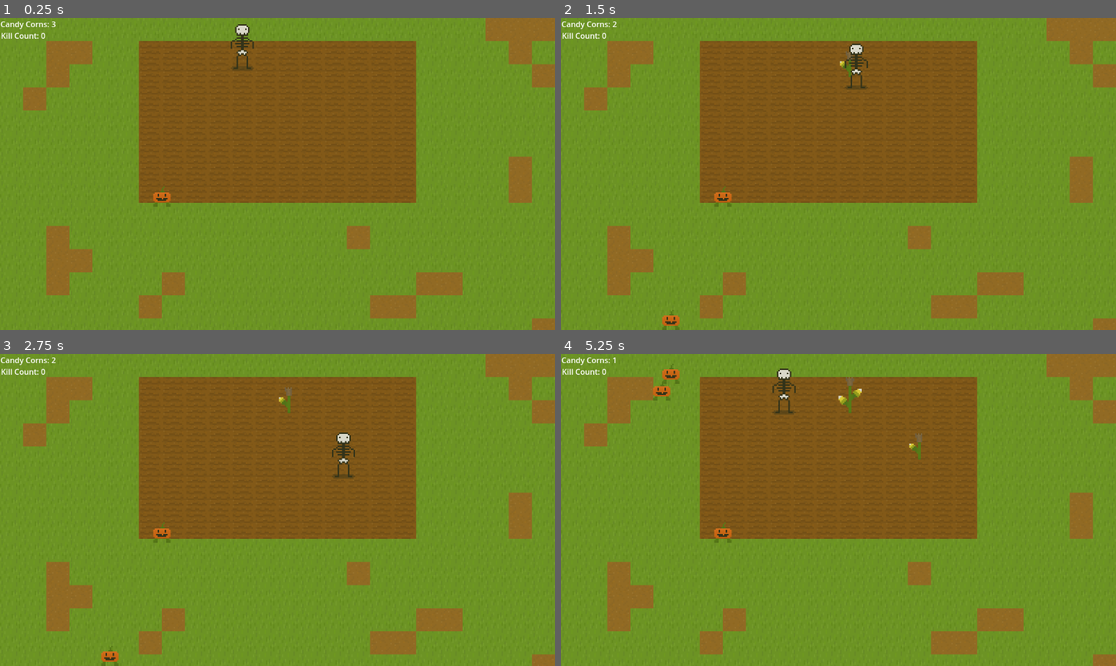
Above: before the commit, frames 1-4 (two rows, left to right).
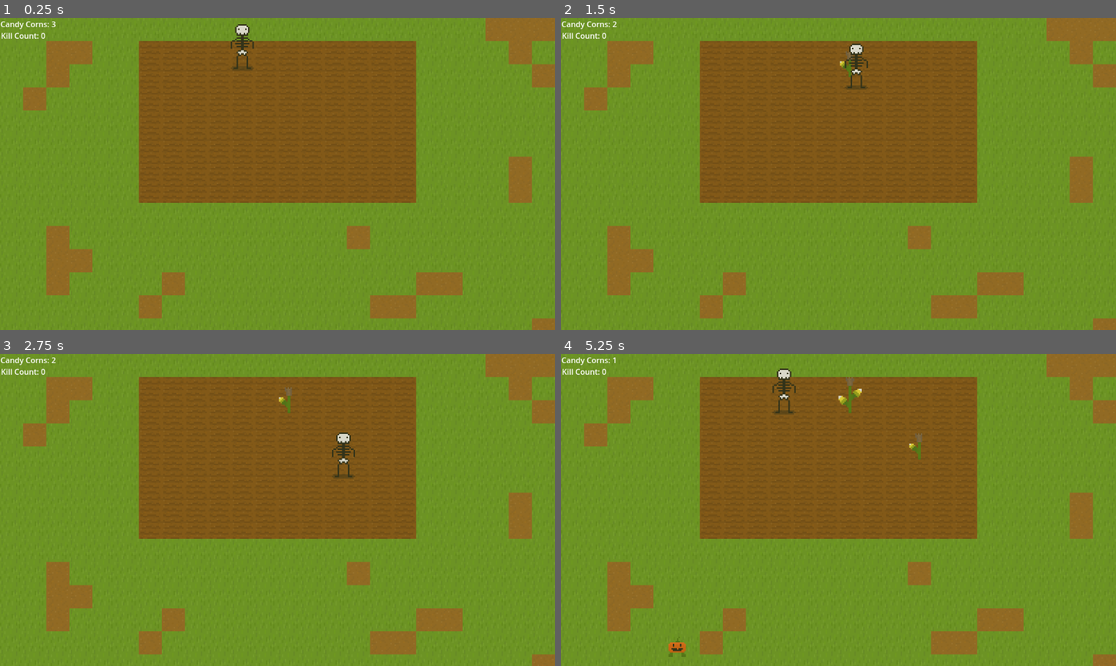
Above: after the commit, the same moments.

Repository: sjhayden/Super-Simple-Spooky-Seed-Simulator
Game: Godot game, scene res://Scenes/world.tscn
The game is run twice, just before and just after one commit, with the same random seed, the same clock (stepped at 60 frames per second) and the same inputs.
Inputs:
- Up to frame 1 (0.25 s): no input
- Up to frame 2 (1.5 s): tap Enter at 0.5 s; hold Right (right) 0.53-1.28 s; tap K (attack) at 0.6 s; hold Down (down) from 1.28 s (still down); tap J (plant_harvest) at 1.35 s
- Up to frame 3 (2.75 s): release Down (down) at 2.03 s; hold Right (right) from 2.03 s (still down); tap K (attack) at 2.1 s
- Up to frame 4 (5.25 s): release Right (right) at 2.78 s; hold Up (up) 2.78-3.53 s; tap J (plant_harvest) at 2.85, 4.35 s; hold Left (left) 3.53-5.03 s; tap K (attack) at 3.6, 5.1 s; hold Down (down) from 5.03 s (still down)

The runs differ from the first frame. In frame 1, 0.1% of the frame differs, in the area x 27-31%, y 54-61%; in frame 2, 0.2%; in frame 3, 0.2%; in frame 4, 0.5%, in the area x 16-31%, y 3-98%.

Commit message:
enemies recalibrate if target changes

Diff:
--- a/super-simple-spooky-seed-simulator/Scenes/enemy_manager.tscn
+++ b/super-simple-spooky-seed-simulator/Scenes/enemy_manager.tscn
@@ -23,6 +23,7 @@
 wait_time = 3.0
 
 [node name="FirstEnemyTimer" type="Timer" parent="."]
+wait_time = 5.0
 one_shot = true
 autostart = true
 
--- a/super-simple-spooky-seed-simulator/Scenes/jack_o_lantern.tscn
+++ b/super-simple-spooky-seed-simulator/Scenes/jack_o_lantern.tscn
@@ -70,4 +70,12 @@
 rotation = 1.5707964
 shape = SubResource("CapsuleShape2D_wb8q7")
 
+[node name="RecalibrationTimer" type="Timer" parent="."]
+wait_time = 2.5
+autostart = true
+
+[node name="HesitationTimer" type="Timer" parent="."]
+one_shot = true
+
 [connection signal="area_entered" from="Hitbox" to="." method="_on_hitbox_area_entered"]
+[connection signal="timeout" from="RecalibrationTimer" to="." method="_on_recalibration_timer_timeout"]
--- a/super-simple-spooky-seed-simulator/Scenes/world.tscn
+++ b/super-simple-spooky-seed-simulator/Scenes/world.tscn
@@ -6,7 +6,6 @@
 [ext_resource type="Script" uid="uid://dl1gu1m6ub3x0" path="res://Scripts/num_corn_label.gd" id="4_8j60k"]
 [ext_resource type="PackedScene" uid="uid://bmkisqapoqct4" path="res://Scenes/enemy_manager.tscn" id="5_fo5ed"]
 [ext_resource type="Script" uid="uid://btted7v7j3dam" path="res://Scripts/kill_count_label.gd" id="5_o06y3"]
-[ext_resource type="PackedScene" uid="uid://c8fvy67786el2" path="res://Scenes/jack_o_lantern.tscn" id="6_5ukr8"]
 
 [sub_resource type="TileSetAtlasSource" id="TileSetAtlasSource_5a7ea"]
 texture = ExtResource("1_go701")
@@ -33,7 +32,6 @@
 plant_manager = NodePath("../plant_manager")
 
 [node name="plant_manager" parent="." node_paths=PackedStringArray("tile_map") instance=ExtResource("3_5a7ea")]
-y_sort_enabled = true
 tile_map = NodePath("../TileMapLayer")
 
 [node name="CanvasLayer" type="CanvasLayer" parent="."]
@@ -54,7 +52,4 @@
 
 [node name="enemy_manager" parent="." instance=ExtResource("5_fo5ed")]
 
-[node name="Jack_o_Lantern" parent="." instance=ExtResource("6_5ukr8")]
-position = Vector2(112, 130.66667)
-
 [editable path="enemy_manager"]
--- a/super-simple-spooky-seed-simulator/Scripts/enemy_manager.gd
+++ b/super-simple-spooky-seed-simulator/Scripts/enemy_manager.gd
@@ -14,7 +14,6 @@
 
 
 func spawn_enemy() -> void:
-	print("spawn")
 	# Create a new instance of the enemy scene.
 	var enemy:CharacterBody2D = enemy_scene.instantiate()
 
--- a/super-simple-spooky-seed-simulator/Scripts/jack_o_lantern.gd
+++ b/super-simple-spooky-seed-simulator/Scripts/jack_o_lantern.gd
@@ -1,10 +1,11 @@
 extends CharacterBody2D
 
 @onready var anim = $AnimatedSprite2D
+@onready var hesitation = $HesitationTimer
 var hits_taken := 0
 var target # Vector2 or null
 var SPEED := 100
-var SIGHT_RADIUS := 500
+var SIGHT_RADIUS := 1000
 
 func _on_hitbox_area_entered(area: Area2D) -> void:
 	if area == Global.playerDamageZone:
@@ -18,16 +19,18 @@
 			queue_free()
 
 func _ready() -> void:
-	target = find_nearest_plant()
+	target = find_nearest_plant_position()
 
 func _physics_process(_delta: float) -> void:
-	if target != null:
+	if target == null:
+		velocity = Vector2(0, 0)
+	else:
 		var direction = global_position.angle_to_point(target)
 		velocity = Vector2(SPEED, 0.0).rotated(direction)
 
 	move_and_slide()
 
-func find_nearest_plant():
+func find_nearest_plant_position():
 	var plants = get_tree().get_nodes_in_group("Plants")
 	var closest_distance := SIGHT_RADIUS
 	var closest_plant: CornPlant
@@ -40,3 +43,13 @@
 	if closest_plant == null:
 		return null
 	return closest_plant.global_position
+
+
+
+func _on_recalibration_timer_timeout() -> void:
+	var new_target = find_nearest_plant_position()
+	if new_target == target: return
+	target = null
+	hesitation.start()
+	await hesitation.timeout
+	target = new_target
Not shown: 1 places in super-simple-spooky-seed-simulator/Scenes/world.tscn that only renumber resources
